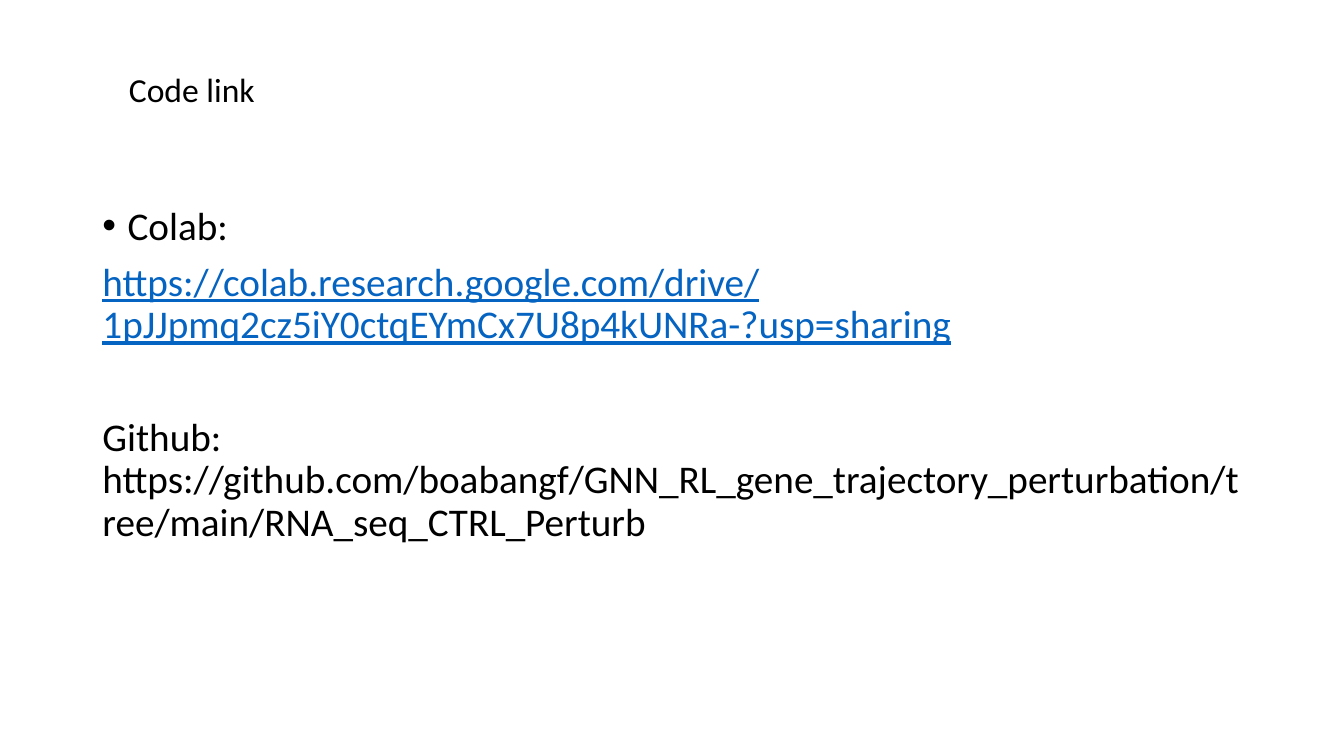
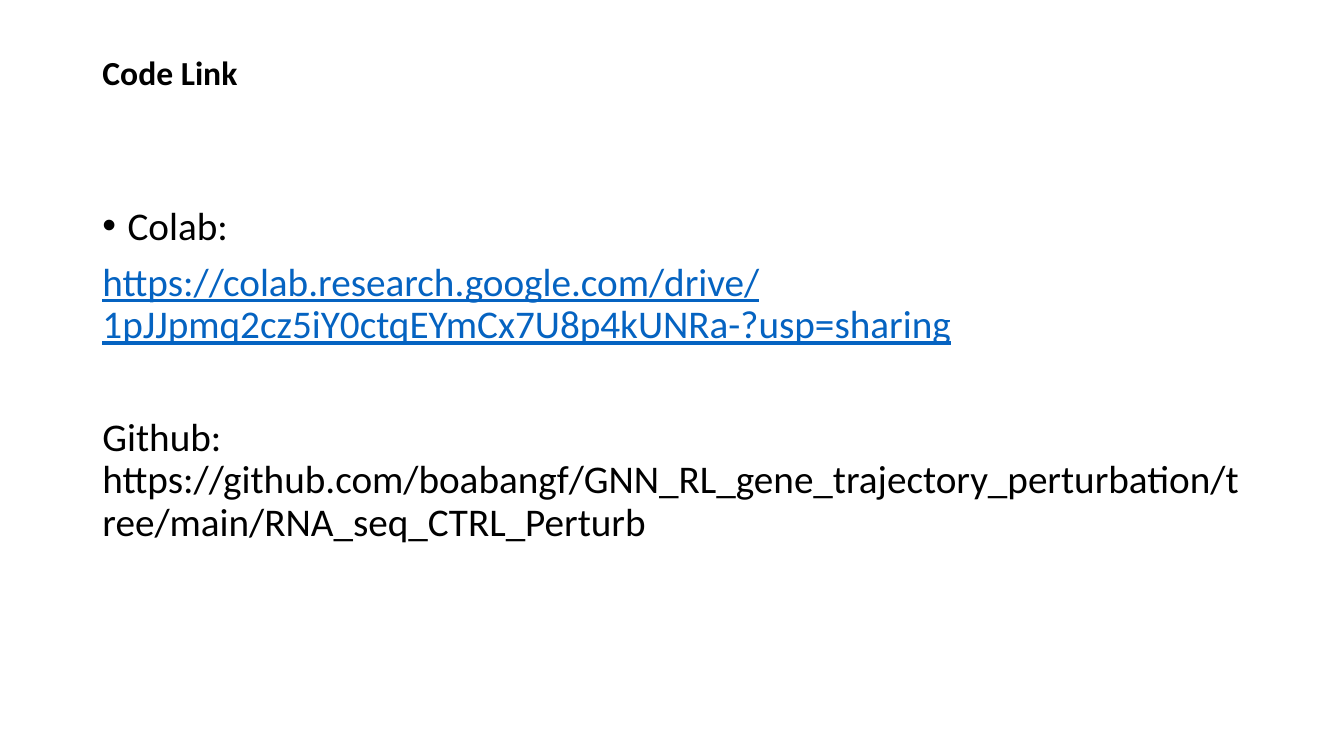
Before and after one commit to boabangf/GNN_RL_gene_trajectory_perturbation, a slide deck: slide 11 of ppt slides for omic codeathon (1) (1).pptx. Drawn at 1344x756 pixels with LibreOffice and Linux fonts; fonts in the diff are those of the drawing. Boxes give left, top, right and bottom in pixels: in the first picture for what was removed or moved away, otherwise in the second. Text is boxed around its words. In the diff, an @@ line names an element or a change of style, - is before the commit and + after.

```diff
--- a/ppt slides for omic codeathon (1) (1).pptx
+++ b/ppt slides for omic codeathon (1) (1).pptx
@@ title at <box>102,61,238,86</box>: text changed; bold on @@
-Code link
+Code Link
```
Also in this commit, not shown: 3 other slides changed.
